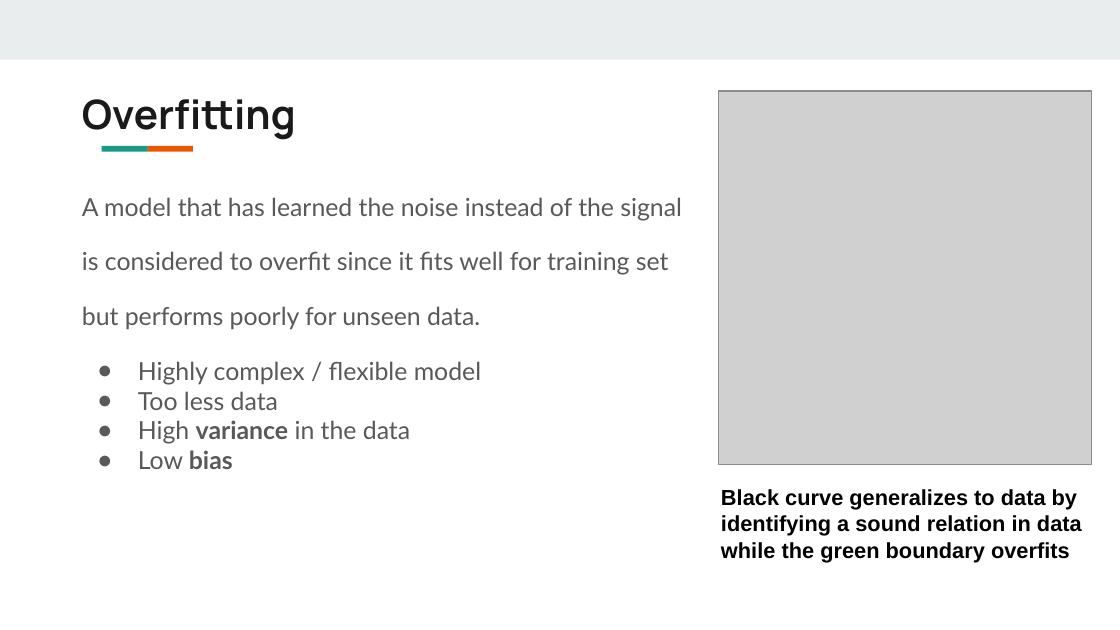
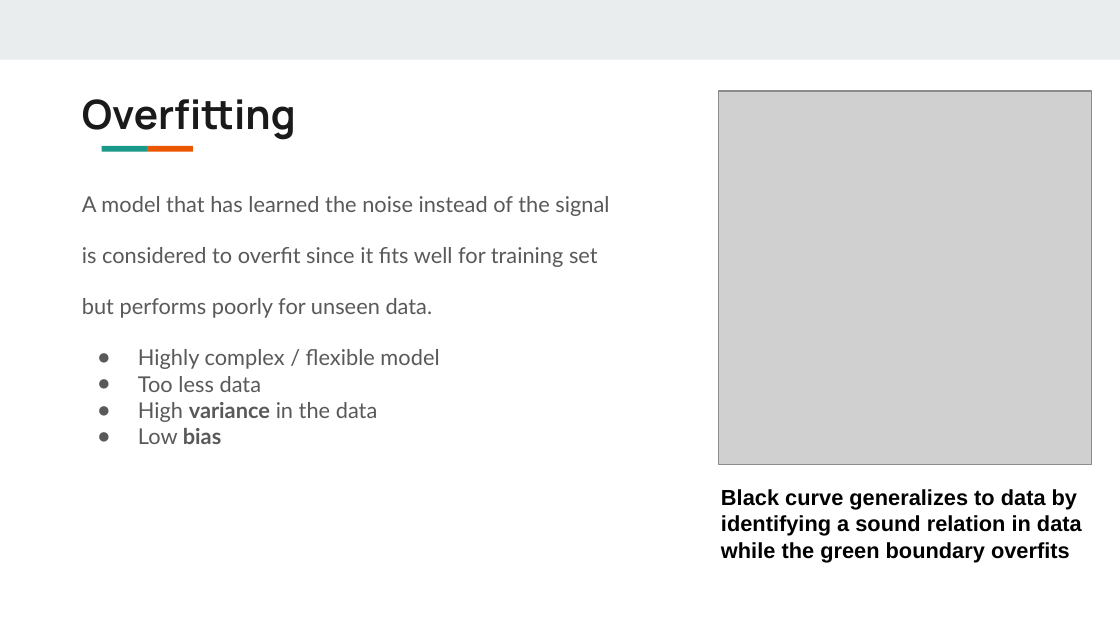
Before and after one commit to ameyyadav09/supervisedLearning, a slide deck: slide 9 of SupervisedLearning/Supervised Learning.odp. Drawn at 1120x630 pixels with LibreOffice and Linux fonts; fonts in the diff are those of the drawing; grey boxes stand for pictures. Boxes give left, top, right and bottom in pixels: in the first picture for what was removed or moved away, otherwise in the second. Text is boxed around its words. In the diff, an @@ line names an element or a change of style, - is before the commit and + after.

```diff
--- a/SupervisedLearning/Supervised Learning.odp
+++ b/SupervisedLearning/Supervised Learning.odp
@@ text "A model that has learned ..." at box(82, 196, 609, 444): size 16 to 14 pt @@
```
Also in this commit, not shown: 5 other slides changed, 1 other file.
